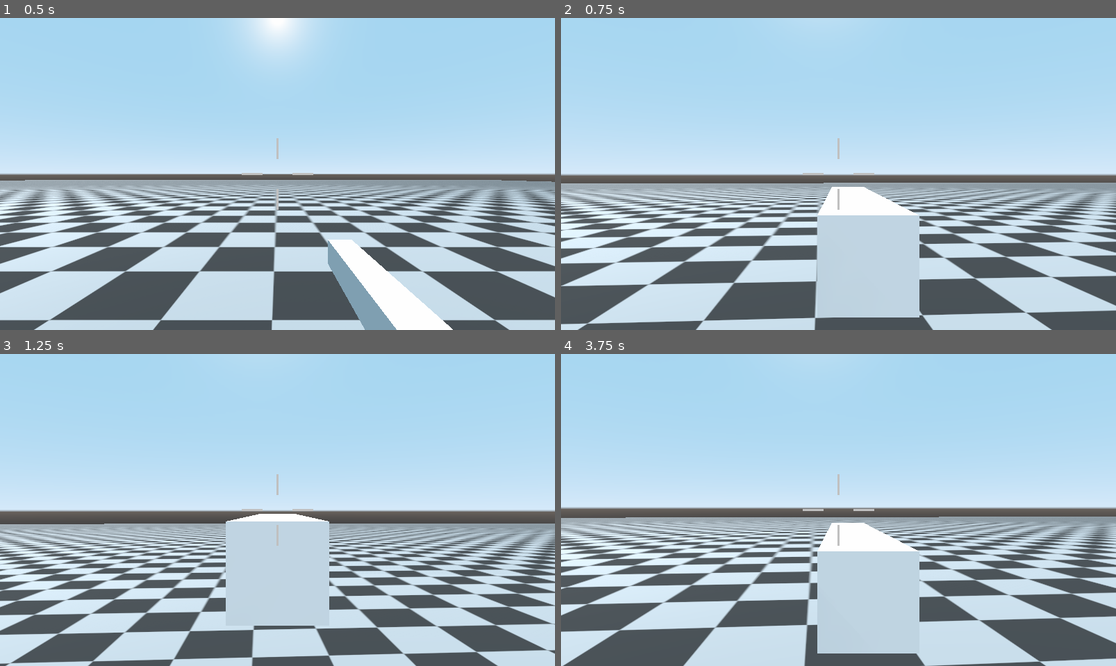
Above: before the commit, frames 1-4 (two rows, left to right).
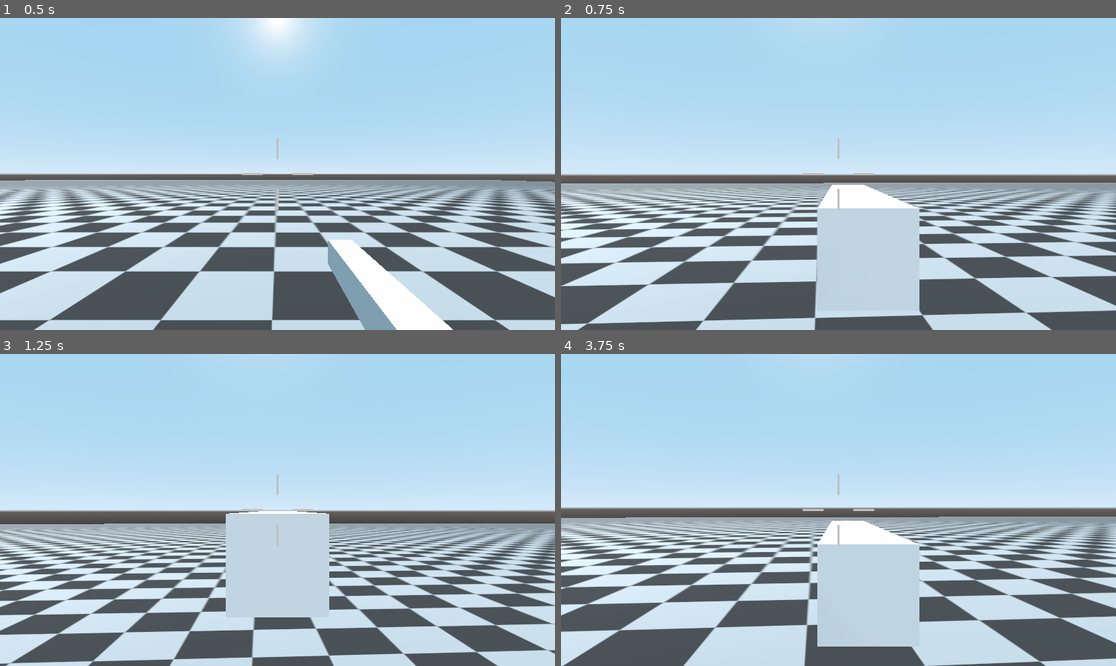
Above: after the commit, the same moments.

Repository: Octopodes-Nuts/FracturedExodus
Game: Godot game, scene res://environment/maps/test_map/TestMap.tscn
The game is run twice, just before and just after one commit, with the same random seed, the same clock (stepped at 60 frames per second) and the same inputs.
Inputs (mouse positions are in pixels of both pictures, inside the frame that each line leads up to):
- Up to frame 1 (0.5 s): no input
- Up to frame 2 (0.75 s): move the mouse to (866, 174) at 0.52 s; hold W (move_forward) from 0.53 s (still down); hold Right mouse button (ads) from 0.53 s (still down); click (866, 174) at 0.67 s
- Up to frame 3 (1.25 s): keep holding W (move_forward); keep holding Right mouse button (ads); tap Space (jump) at 0.77 s
- Up to frame 4 (3.75 s): keep holding W (move_forward); move the mouse to (810, 510) at 1.27 s; release Right mouse button (ads) at 1.28 s; right-click (810, 510) at 1.35 s; tap Space (jump) at 1.52, 3.02 s; move the mouse to (849, 503) at 2.02 s; hold Right mouse button (ads) 2.03-2.78 s; tap Ctrl (crouch) at 2.1 s; move the mouse to (832, 516) at 2.77 s; click (832, 516) at 2.85 s; right-click (832, 516) at 3.05 s; move the mouse to (877, 513) at 3.52 s; hold Right mouse button (ads) from 3.53 s (still down); tap 4 (heal) at 3.6 s

Frame 1 is identical in both runs. In frame 2, 0.6% of the frame differs, in the area x 46-65%, y 53-96%; in frame 3, 0.9%; in frame 4, 1.0%.

Commit message:
sight default weapons

Diff:
--- a/src/behavior/player/weapons/guns/default_gun/DefaultGun.tscn
+++ b/src/behavior/player/weapons/guns/default_gun/DefaultGun.tscn
@@ -10,7 +10,7 @@
 script = ExtResource( 1 )
 ADS_LERP = 10.0
 default_position = Vector3( 0.522, 0.471, -1.167 )
-ads_position = Vector3( 0, 1, -1.344 )
+ads_position = Vector3( 0, 1.015, -1.344 )
 bullet_damage = 75.0
 bullet_speed = 400.0
 bullet_lifetime = 4.0
--- a/src/behavior/player/weapons/guns/default_pistol/DefaultPistol.tscn
+++ b/src/behavior/player/weapons/guns/default_pistol/DefaultPistol.tscn
@@ -10,7 +10,7 @@
 script = ExtResource( 1 )
 ADS_LERP = 8.0
 default_position = Vector3( 0.436, 0.589, -1.057 )
-ads_position = Vector3( 0, 1, -1.243 )
+ads_position = Vector3( 0, 1.045, -1.243 )
 ads_fov = 60.0
 cycle_time = 0.4
 bullet_damage = 55.0
